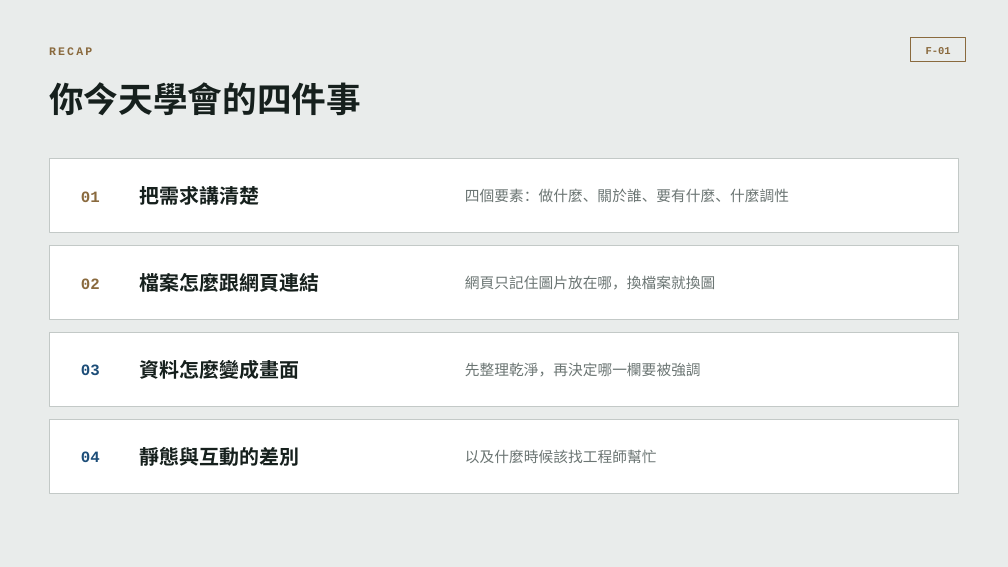
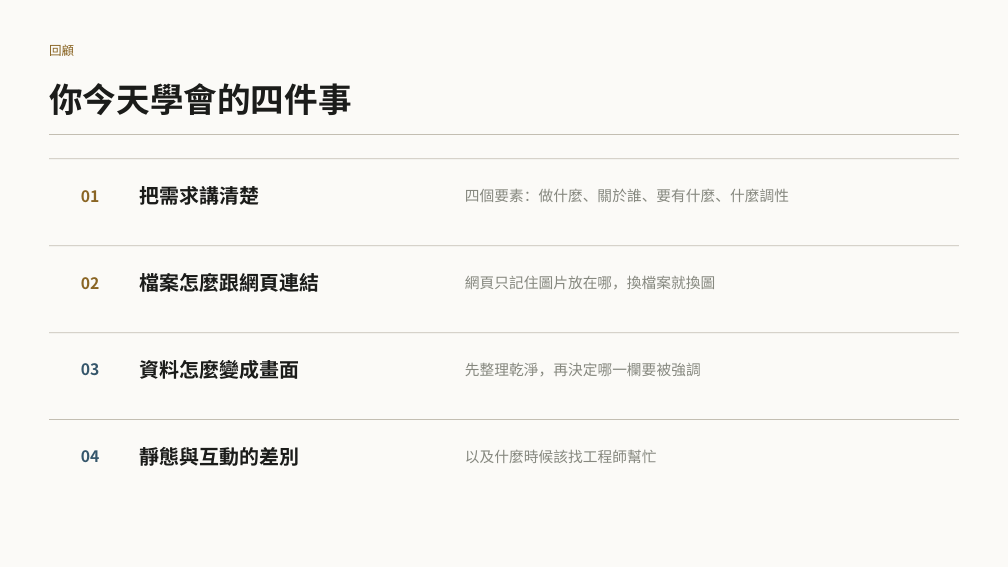
Before and after one commit to b39070566/architectureAiClass, a slide deck: slide 33 of slides/vibe-coding-workshop.pptx (slide 34 before the commit). Drawn at 1008x567 pixels with LibreOffice and Linux fonts; fonts in the diff are those of the drawing. Boxes give left, top, right and bottom in pixels: in the first picture for what was removed or moved away, otherwise in the second. Text is boxed around its words. In the diff, an @@ line names an element or a change of style, - is before the commit and + after.

```diff
--- a/slides/vibe-coding-workshop.pptx
+++ b/slides/vibe-coding-workshop.pptx
@@ background #E9ECEB to #FBFAF7 @@
@@ text at (49,44,74,56): text changed; size 11 to 12 pt; font Courier New to Noto Sans CJK TC; text colour #8A6A3E to #8A6524; bold off @@
-RECAP
+回顧
@@ rectangle removed at (911,38,966,62) @@
@@ text removed at (926,47,951,54) @@
-F-01
@@ text "你今天學會的四件事" at (49,83,352,115): size 33 to 32 pt, text colour #16201D to #1B1C1A @@
@@ line added from (49, 135) to (959, 135), #C3BEB2 0.75 pt @@
@@ rectangle removed at (49,159,959,233) @@
@@ line added from (49, 159) to (959, 159), #C3BEB2 0.75 pt @@
@@ text "01" at (81,190,100,202): font Courier New to Noto Sans CJK TC, text colour #8A6A3E to #8A6524 @@
@@ rectangle removed at (49,246,959,320) @@
@@ line added from (49, 246) to (959, 246), #C3BEB2 0.75 pt @@
@@ text "02" at (81,277,100,289): font Courier New to Noto Sans CJK TC, text colour #8A6A3E to #8A6524 @@
@@ rectangle removed at (49,333,959,407) @@
@@ line added from (49, 333) to (959, 333), #C3BEB2 0.75 pt @@
@@ text "03" at (81,363,100,375): font Courier New to Noto Sans CJK TC, text colour #1C4D78 to #35566B @@
@@ rectangle removed at (49,420,959,494) @@
@@ line added from (49, 420) to (959, 420), #C3BEB2 0.75 pt @@
@@ text "04" at (81,450,100,462): font Courier New to Noto Sans CJK TC, text colour #1C4D78 to #35566B @@
@@ text colour #16201D to #1B1C1A in 4 elements at (140,186,259,205), (140,273,319,292), (140,360,299,379), (140,447,299,466) @@
@@ text colour #6B7573 to #86887F in 4 elements at (465,189,789,202), (465,276,715,290), (465,363,701,376), (465,449,657,463) @@
```
Also in this commit, not shown: 34 other slides changed, 1 slide removed, 10 other files.
